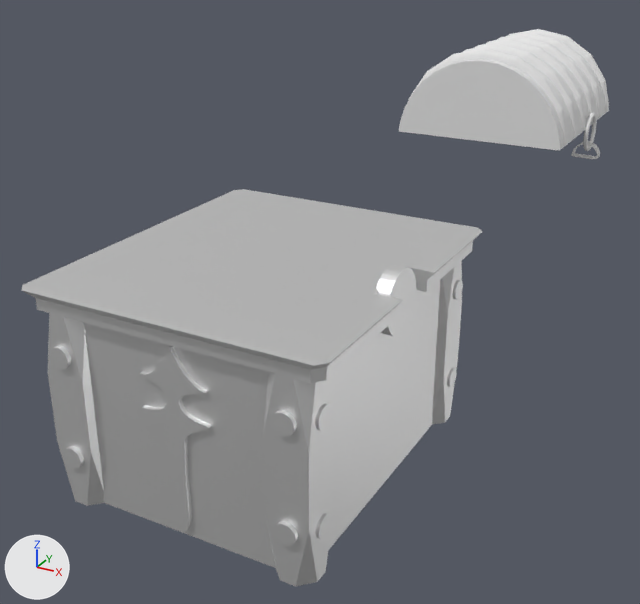
Two versions of the Blender file Practicas/P2/BlenderModels/cofrebueno.blend, one commit apart.
Both versions are drawn from a 50 mm camera at (4.05, -6.43, 3.95) aimed at (-0.81, 2.42, -0.48). The lights are fixed; the arrows at lower left show +X, +Y and +Z. The first picture is the older version.

In view in the first picture: 'Caja', 'Tapadera'.
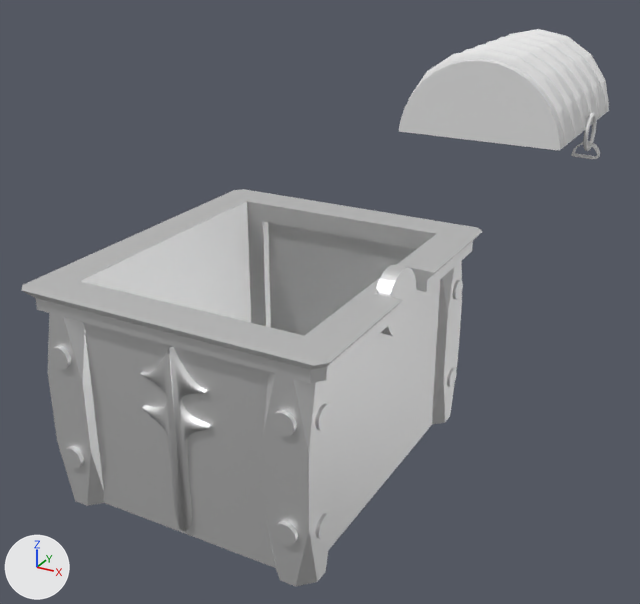
What differs and where, as boxes [x1, y1, x2, y2] in the pictures (640 x 604 px):
'Caja', modifiers changed
    both: [22, 189, 483, 586]

The change, as a list of edits to the scene's bpy script:
```text
Change ob_caja:
    add _m = ob_caja.modifiers.new('Booleana.002', 'BOOLEAN')
    add _m.object = ob_cubo
Add ob_cubo:
    ob_cubo = bpy.data.objects.new('Cubo', me_cubo_004.copy())  # the mesh of ob_tapaderasust
    ob_cubo.location = (0.0, 0.0, 0.1)
    ob_cubo.scale = (1.1, 1.3, 1.0)
    ob_cubo.hide_set(True)
```
